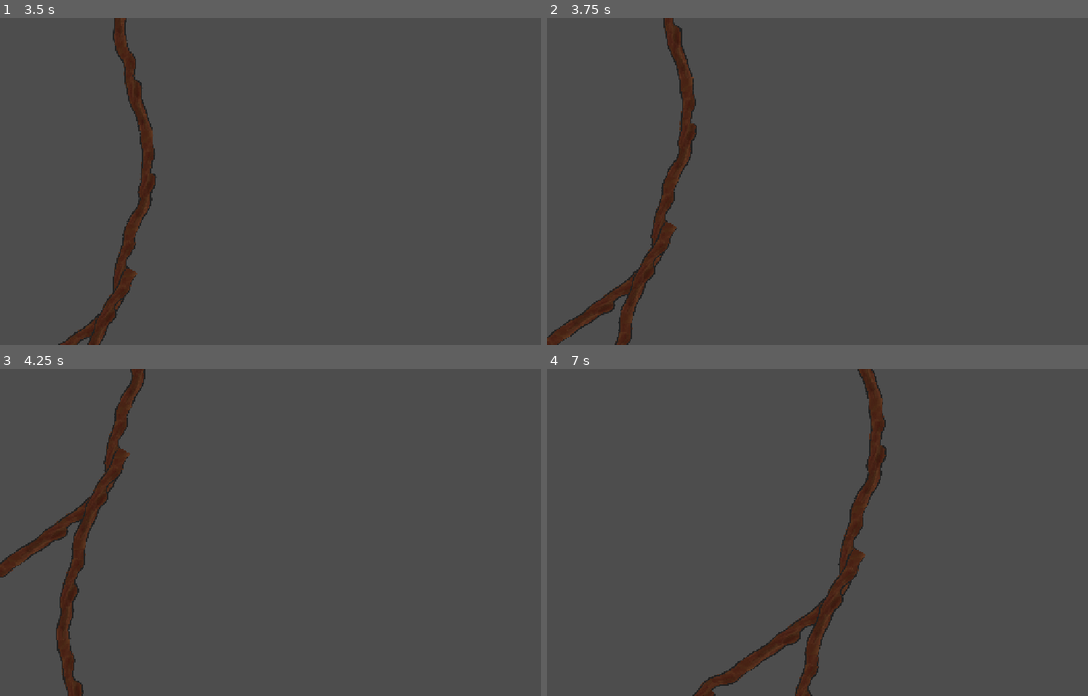
Above: before the commit, frames 1-4 (two rows, left to right).
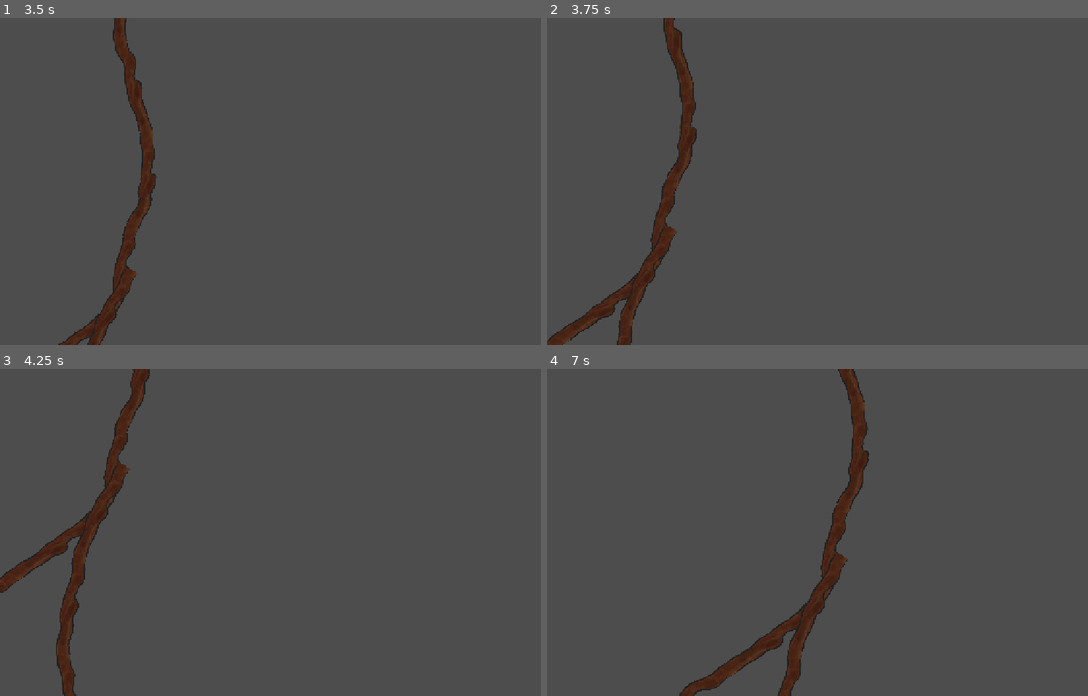
Above: after the commit, the same moments.

Repository: rootless-af/project-root
Game: Godot game, scene res://scenes/root_testbed.tscn
Same seed, same stepped clock (60 frames per second), same inputs: the game is played once before the commit and once after it. This scene is started directly instead of the project's main scene.
Inputs (mouse positions are in pixels of both pictures, inside the frame that each line leads up to):
- Up to frame 1 (3.5 s): move the mouse to (416, 165) at 0.52 s; hold S (camera_down) 0.53-1.28 s; tap A (camera_left) at 0.8, 1.35 s; move the mouse to (173, 197) at 1.27 s; tap D (camera_right) at 1.55 s; move the mouse to (351, 109) at 2.02 s; hold D (camera_right) 2.03-2.78 s; tap W (camera_up) at 2.3, 2.85 s; move the mouse to (259, 246) at 2.77 s; tap Mouse wheel up (camera_zoom_in) at 3.05 s
- Up to frame 2 (3.75 s): tap Enter at 3.5 s; move the mouse to (1012, 230) at 3.52 s; hold S (camera_down) from 3.53 s (still down); tap Mouse wheel up (camera_zoom_in) at 3.6 s
- Up to frame 3 (4.25 s): keep holding S (camera_down)
- Up to frame 4 (7 s): move the mouse to (666, 483) at 4.27 s; release S (camera_down) at 4.28 s; tap S (camera_down) at 4.35 s; tap A (camera_left) at 4.55 s; tap Space at 5 s; move the mouse to (866, 532) at 5.02 s; hold A (camera_left) 5.03-5.78 s; tap D (camera_right) at 5.3, 5.85 s; move the mouse to (752, 450) at 5.77 s; tap W (camera_up) at 6.05 s; tap Enter at 6.5 s; move the mouse to (963, 516) at 6.52 s; hold W (camera_up) from 6.53 s (still down); tap Mouse wheel up (camera_zoom_in) at 6.8 s

Frame 1 is identical in both runs. In frame 2, 1.3% of the frame differs, in the area x 0-28%, y 0-100%; in frame 3, 3.6%; in frame 4, 6.5%, in the area x 24-63%, y 0-100%.

Commit message:
Made camera move faster when zoomed out

Diff:
--- a/scenes/root_upgrade_test.tscn
+++ b/scenes/root_upgrade_test.tscn
@@ -9,5 +9,6 @@
 position = Vector2(640, 360)
 max_zoom = 5.0
 is_sprint_toggle = true
+zoom_speed_multiplier = 0.6
 
 [node name="SkillTree" parent="." unique_id=1913636242 instance=ExtResource("3_jgn6e")]
--- a/scripts/viewport_camera.gd
+++ b/scripts/viewport_camera.gd
@@ -8,6 +8,7 @@
 @export var min_zoom:float = 0.1;
 @export var max_zoom:float = 2;
 @export var is_sprint_toggle:bool = false
+@export var zoom_speed_multiplier: float = 1.0
 
 var is_sprinting:bool = false;
 var speed:float;
@@ -55,11 +56,13 @@
 			return
 		elif Input.is_action_just_pressed("camera_zoom_in"):
 			if zoom == Vector2(max_zoom, max_zoom):
+				speed = default_speed
 				return;
 			elif zoom + Vector2(zoom_strength, zoom_strength) > Vector2(max_zoom, max_zoom):
 				zoom = Vector2(max_zoom, max_zoom)
 			else:
 				zoom += Vector2(zoom_strength, zoom_strength);
+
 		elif Input.is_action_just_pressed("camera_zoom_out"):
 			if zoom == Vector2(min_zoom, min_zoom):
 				return;
@@ -68,10 +71,10 @@
 			else:
 				zoom -= Vector2(zoom_strength, zoom_strength);
 
-
-
 func move_camera(motion:CameraMotion, delta: float):
 	is_moving = true;
+	var current_speed = speed * (1.0 / zoom.x) * zoom_speed_multiplier
+	print(current_speed)
 	match motion:
 		CameraMotion.LEFT:
 			"""
@@ -79,13 +82,13 @@
 					still move in a direction while the camera is not.
 			"""
 			#if not (position <= Vector2(limit_left,0)):
-			position -= Vector2(speed * delta, 0)
+			position -= Vector2(current_speed * delta, 0)
 		CameraMotion.RIGHT:
 			#if not (position >= Vector2(limit_right, 0)):
-			position += Vector2(speed * delta, 0)
+			position += Vector2(current_speed * delta, 0)
 		CameraMotion.UP:
 			#if not (position <= Vector2(0, limit_top)):
-			position -= Vector2(0, speed * delta)
+			position -= Vector2(0, current_speed * delta)
 		CameraMotion.DOWN:
 			#if not (position >= Vector2(0, limit_bottom)):
-			position += Vector2(0, speed * delta)
+			position += Vector2(0, current_speed * delta)
